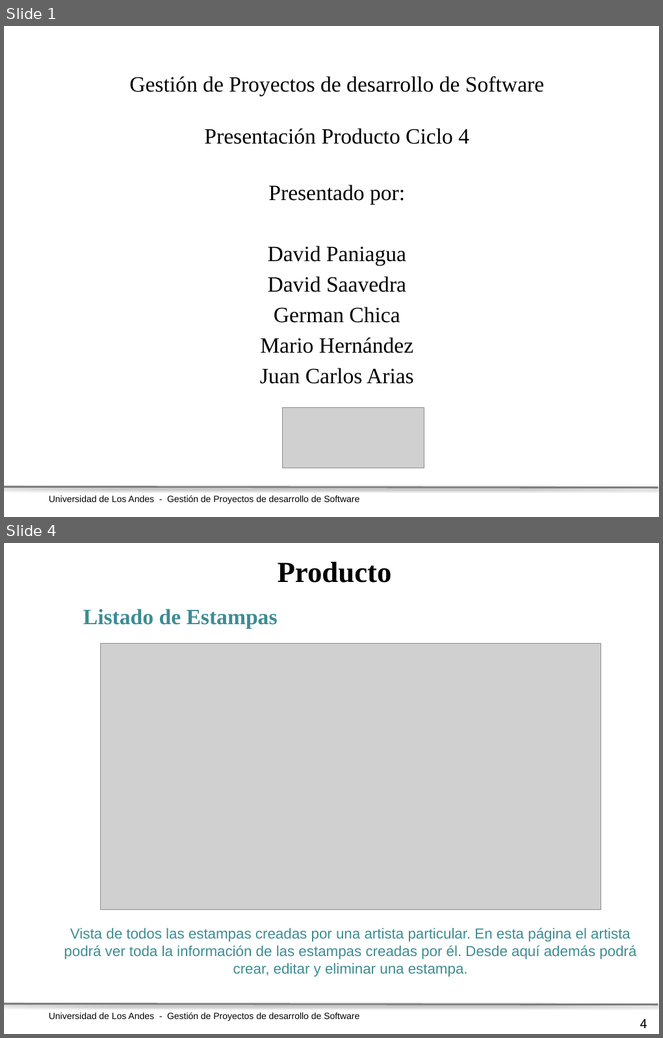
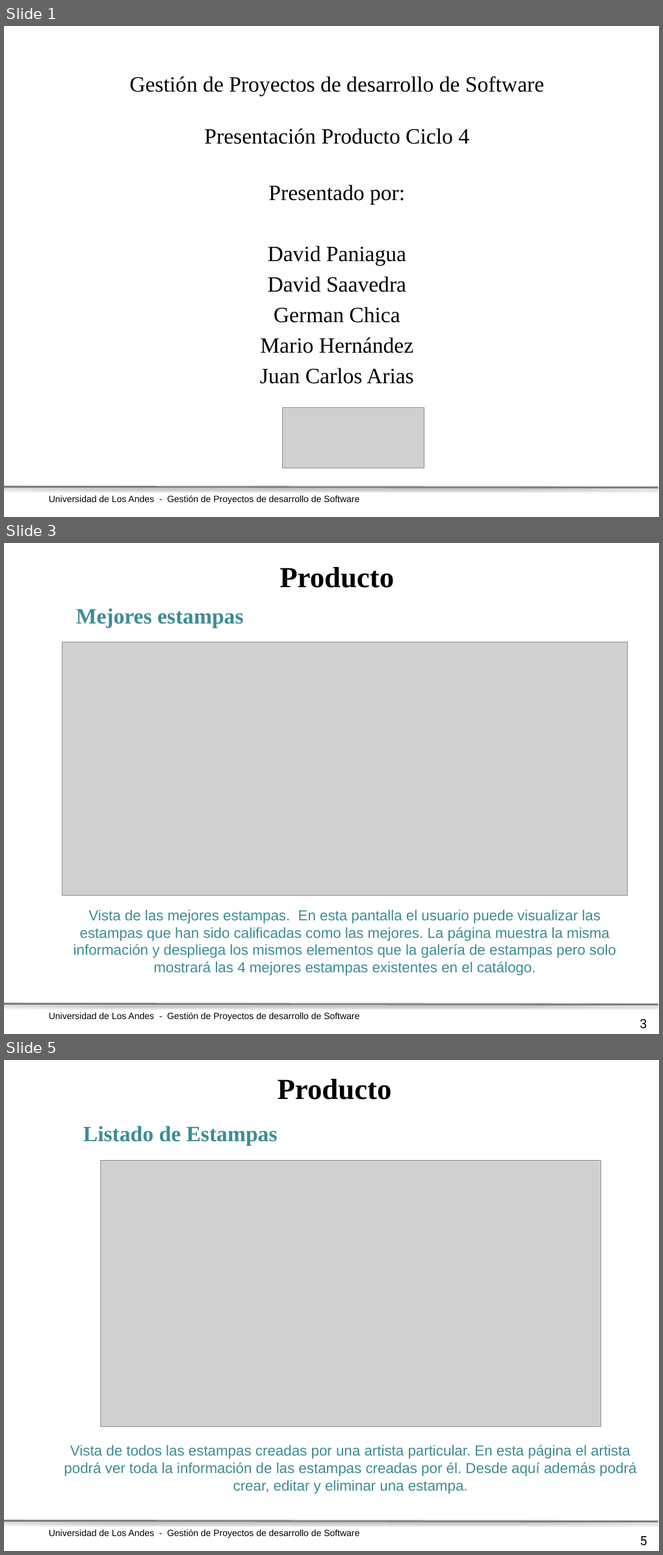
Before and after one commit to Uniandes-MISO4203-backup/stamps-201620, a slide deck: imgs/Presentacion Producto Ciclo4_Grupo3.pptx. Shown one above the other, each under a label of ours: slides 1 and 4 before the commit, slides 1, 3 and 5 after it; the slides between them are not shown. The pictures are 663x1038 and 663x1555 pixels, drawn with LibreOffice and Linux fonts; fonts in the diff are those of the drawing; grey boxes stand for pictures; background and template pictures are left out. Boxes give left, top, right and bottom in pixels: in the first picture for what was removed or moved away, otherwise in the second. Text is boxed around its words. In the diff, an @@ line names an element or a change of style, - is before the commit and + after.

```diff
--- a/imgs/Presentacion Producto Ciclo4_Grupo3.pptx
+++ b/imgs/Presentacion Producto Ciclo4_Grupo3.pptx
@@ slide 3 added at [4, 543, 659, 1034], background picture (left out); not listed: 2 template elements that a slide beside it also shows @@
@@ text added at [280, 567, 394, 588], 32 pt, text #000000, bold @@
+Producto
@@ text added at [76, 608, 244, 627], 24 pt, text #3C8C93, bold @@
+Mejores estampas
@@ picture added at [62, 642, 629, 896] @@
@@ text added at [74, 910, 616, 976], 16 pt, text #3C8C93 @@
+Vista de las mejores estampas. En esta pantalla el usuario puede visualizar las estampas que han sido calificadas como las mejores. La página muestra la misma información y despliega los mismos elementos que la galería de estampas pero solo mostrará las 4 mejores estampas existentes en el catálogo.
@@ page number added at [640, 1019, 648, 1029], 14 pt, text #000000 @@
+3
@@ what was slide 4 is now slide 5 @@
@@ page number at [640, 1536, 648, 1546]: text changed @@
-4
+5
```
Also in this commit, not shown: 4 slides changed, 3 other slides added.
